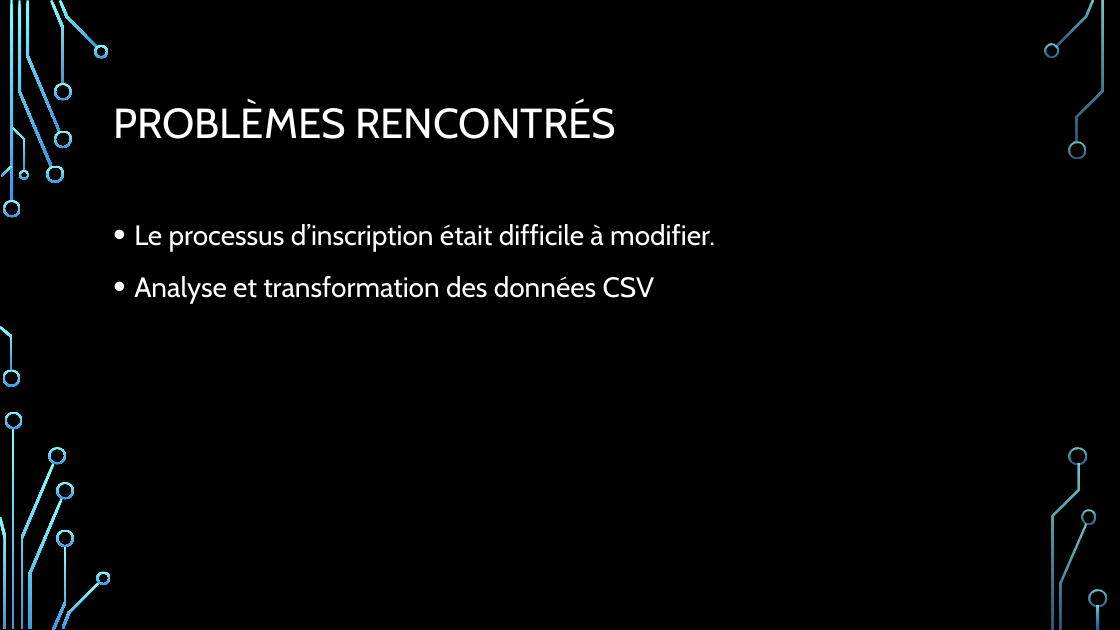
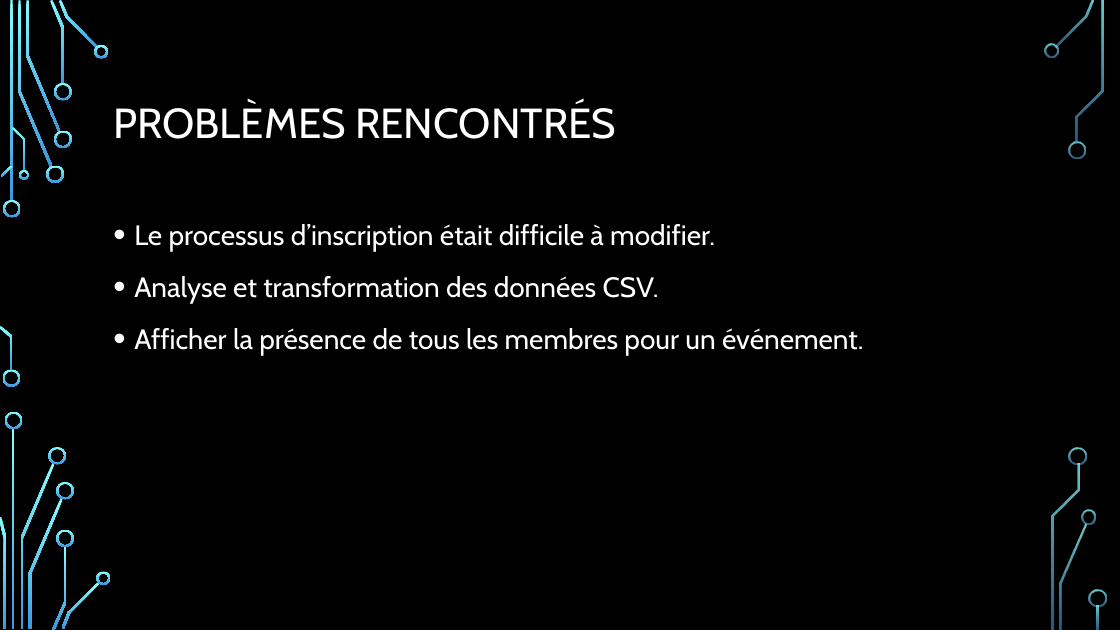
Before and after one commit to DFC-Informatique-Cegep-de-Sainte-Foy/GestionEquipesSportives, a slide deck: slide 13 of Documentation/Revue 4/Presentation_Revue_4.pptx. Drawn at 1120x630 pixels with LibreOffice and Linux fonts; fonts in the diff are those of the drawing; background and template pictures are left out. Boxes give left, top, right and bottom in pixels: in the first picture for what was removed or moved away, otherwise in the second. Text is boxed around its words. In the diff, an @@ line names an element or a change of style, - is before the commit and + after.

Commit message:
update ppt

```diff
--- a/Documentation/Revue 4/Presentation_Revue_4.pptx
+++ b/Documentation/Revue 4/Presentation_Revue_4.pptx
@@ text at bbox=[134, 276, 864, 356]: text changed @@
-• Analyse et transformation des données CSV
+• Analyse et transformation des données CSV.
+• Afficher la présence de tous les membres pour un événement.
```
